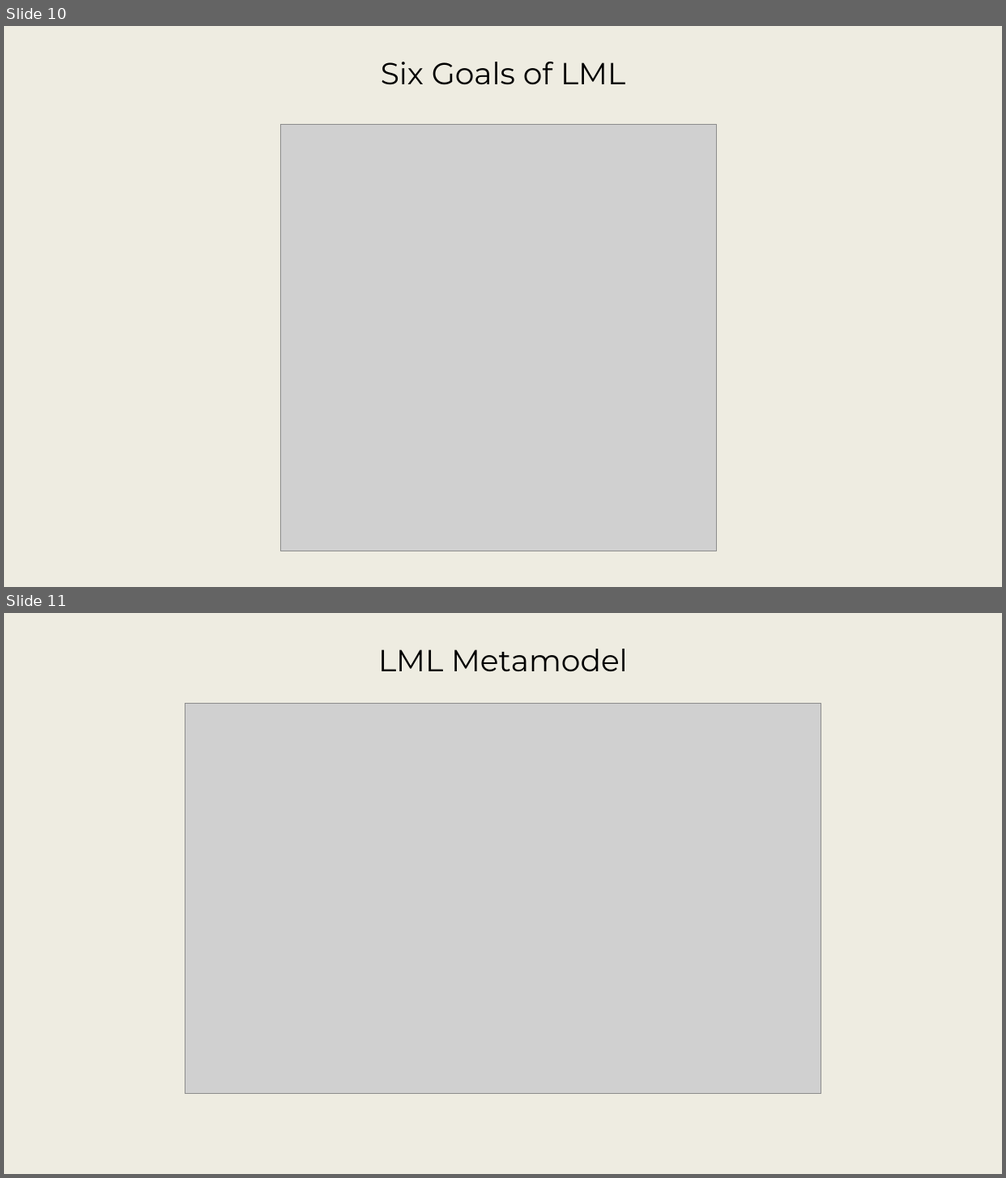
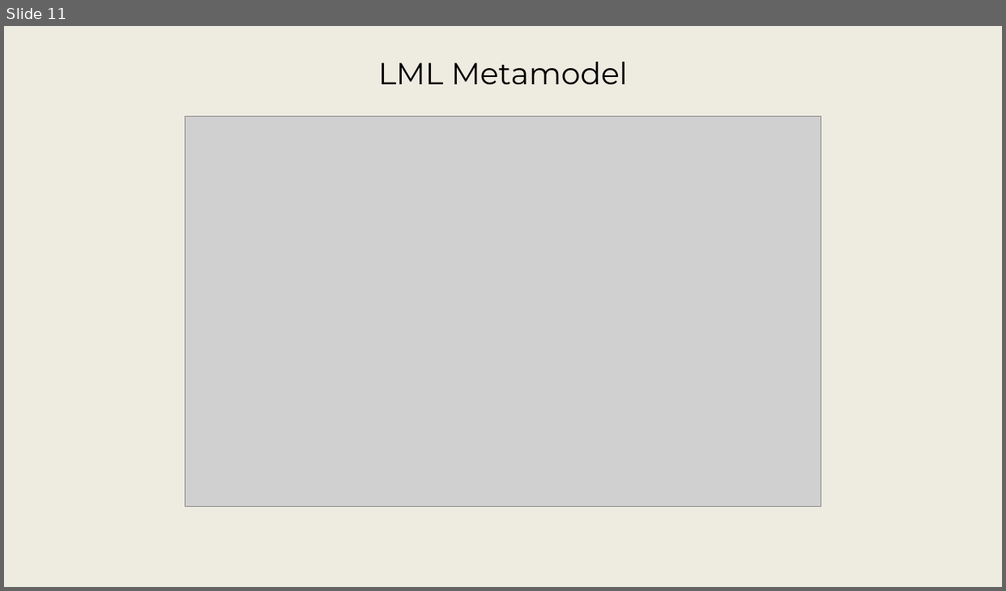
Before and after one commit to srudder16/Lifecycle_Modeling, a slide deck: 2025_WSRC/2026 WSRC Tutorial - 1.pptx. Shown one above the other, each under a label of ours: slides 10 and 11 before the commit, slide 11 after it. The pictures are 1006x1178 and 1006x591 pixels, drawn with LibreOffice and Linux fonts; fonts in the diff are those of the drawing; grey boxes stand for pictures; background and template pictures are left out. Boxes give left, top, right and bottom in pixels: in the first picture for what was removed or moved away, otherwise in the second. Text is boxed around its words. In the diff, an @@ line names an element or a change of style, - is before the commit and + after.

```diff
--- a/2025_WSRC/2026 WSRC Tutorial - 1.pptx
+++ b/2025_WSRC/2026 WSRC Tutorial - 1.pptx
@@ slide 10 removed at [4,26,1002,587], background picture (left out) @@
@@ title removed at [381,62,625,85] @@
-Six Goals of LML
@@ picture removed at [281,125,717,552] @@
```
Also in this commit, not shown: 1 slide changed, 1 slide added.
